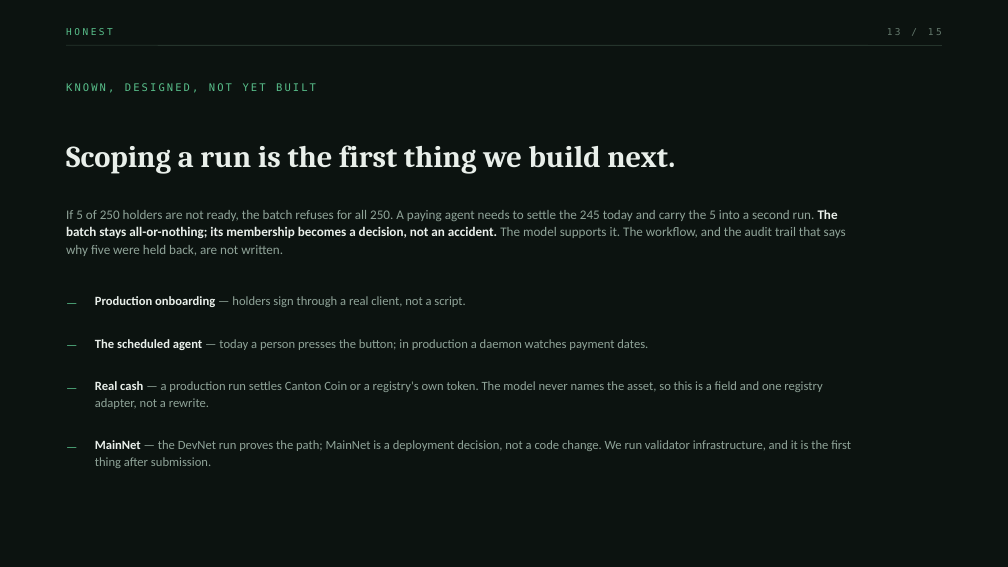
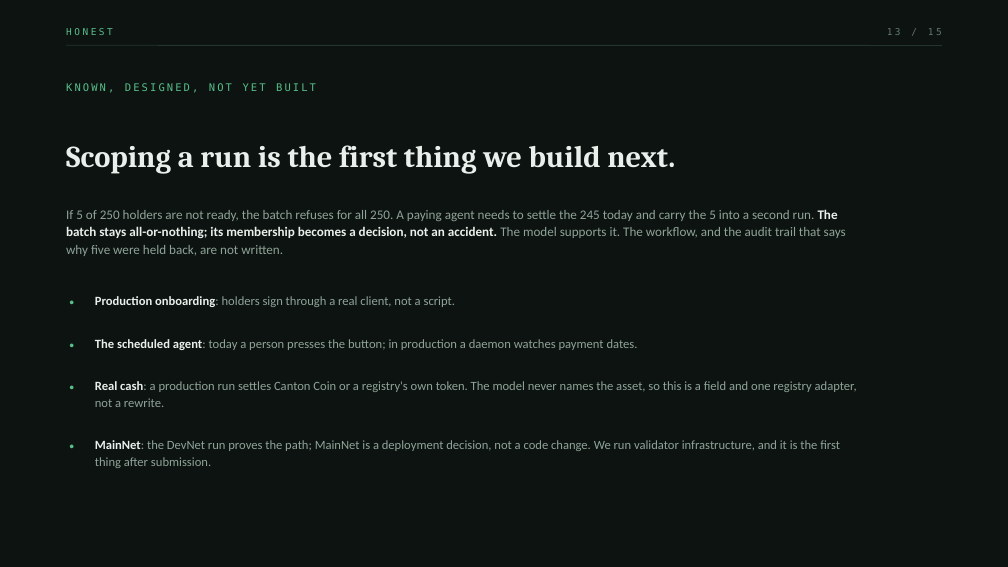
Before and after one commit to Chain-Experts/Indivisa, a slide deck: slide 13 of docs/Indivisa-pitch.pptx. Drawn at 1008x567 pixels with LibreOffice and Linux fonts; fonts in the diff are those of the drawing. Boxes give left, top, right and bottom in pixels: in the first picture for what was removed or moved away, otherwise in the second. Text is boxed around its words. In the diff, an @@ line names an element or a change of style, - is before the commit and + after.

```diff
--- a/docs/Indivisa-pitch.pptx
+++ b/docs/Indivisa-pitch.pptx
@@ text at (70, 289, 92, 313): text changed; size 12 to 19 pt; bold on @@
-—
+·
@@ text at (95, 296, 455, 307): text changed @@
-Production onboarding — holders sign through a real client, not a script.
+Production onboarding: holders sign through a real client, not a script.
@@ text at (70, 331, 92, 355): text changed; size 12 to 19 pt; bold on @@
-—
+·
@@ text at (95, 339, 638, 350): text changed @@
-The scheduled agent — today a person presses the button; in production a daemon watches payment dates.
+The scheduled agent: today a person presses the button; in production a daemon watches payment dates.
@@ text at (70, 374, 92, 398): text changed; size 12 to 19 pt; bold on @@
-—
+·
@@ text at (95, 381, 857, 407): text changed @@
-Real cash — a production run settles Canton Coin or a registry's own token. The model never names the asset, so this is a field and one registry adapter, not a rewrite.
+Real cash: a production run settles Canton Coin or a registry's own token. The model never names the asset, so this is a field and one registry adapter, not a rewrite.
@@ text at (70, 433, 92, 457): text changed; size 12 to 19 pt; bold on @@
-—
+·
@@ text at (95, 440, 840, 468): text changed @@
-MainNet — the DevNet run proves the path; MainNet is a deployment decision, not a code change. We run validator infrastructure, and it is the first thing after submission.
+MainNet: the DevNet run proves the path; MainNet is a deployment decision, not a code change. We run validator infrastructure, and it is the first thing after submission.
```
Also in this commit, not shown: 9 other slides changed, 7 other files.
